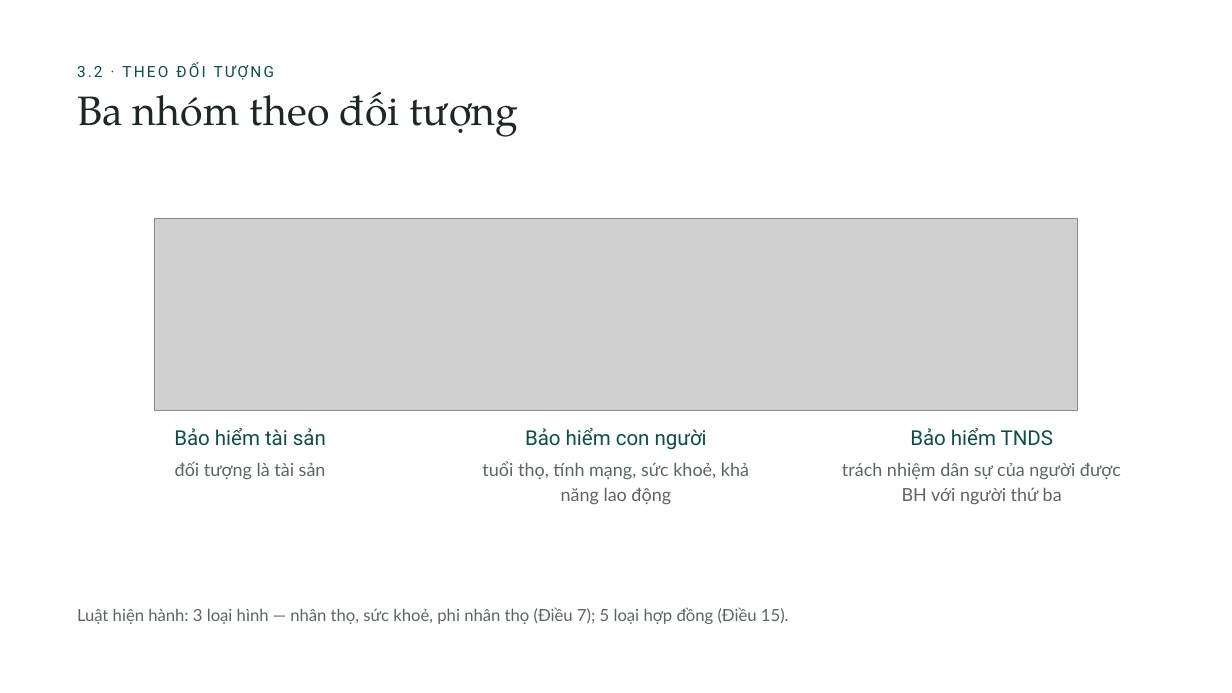
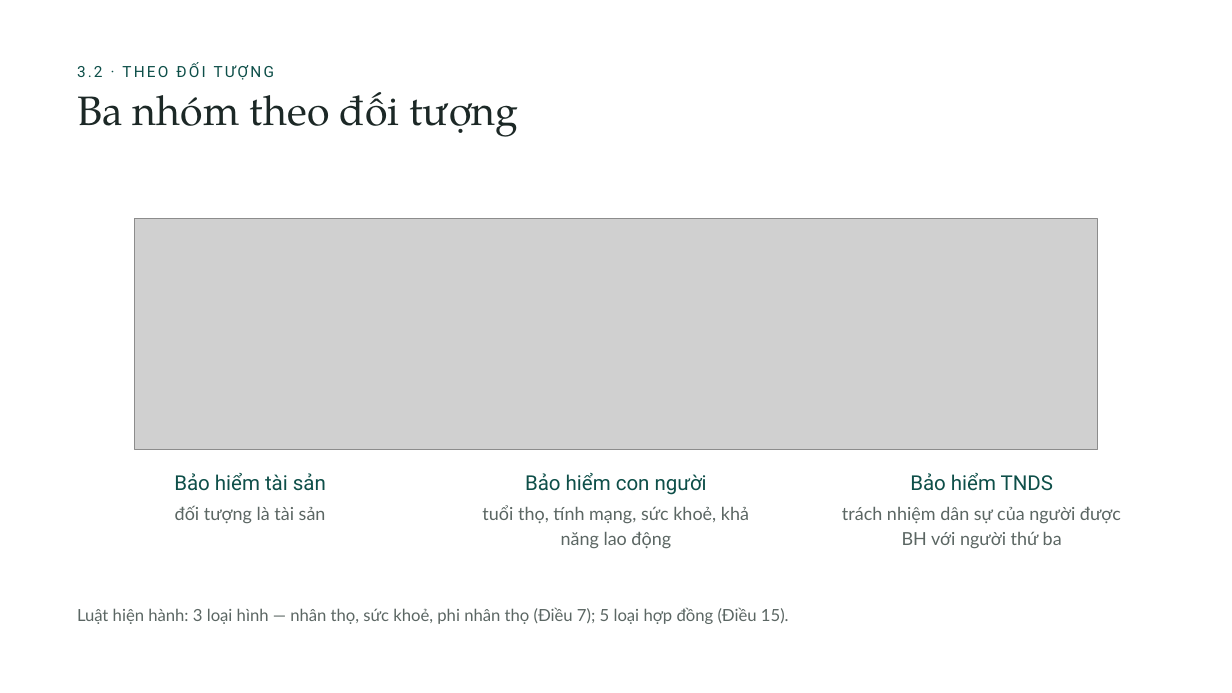
Before and after one commit to tranquanghaofake-dotcom/Law, a slide deck: slide 19 of docs/bai/ch3-bao-hiem-thuong-mai/bao-hiem-thuong-mai.pptx. Drawn at 1232x693 pixels with LibreOffice and Linux fonts; fonts in the diff are those of the drawing; grey boxes stand for pictures; background and template pictures are left out. Boxes give left, top, right and bottom in pixels: in the first picture for what was removed or moved away, otherwise in the second. Text is boxed around its words. In the diff, an @@ line names an element or a change of style, - is before the commit and + after.

```diff
--- a/docs/bai/ch3-bao-hiem-thuong-mai/bao-hiem-thuong-mai.pptx
+++ b/docs/bai/ch3-bao-hiem-thuong-mai/bao-hiem-thuong-mai.pptx
@@ picture: place and size @@
-picture at bbox=[154, 218, 1079, 410]
+picture at bbox=[135, 218, 1098, 449]
@@ 6 texts: place and size @@
-6 texts at bbox=[174, 428, 1121, 505]
+6 texts at bbox=[174, 473, 1121, 549]
```
Also in this commit, not shown: 12 other slides changed, 39 other files.
